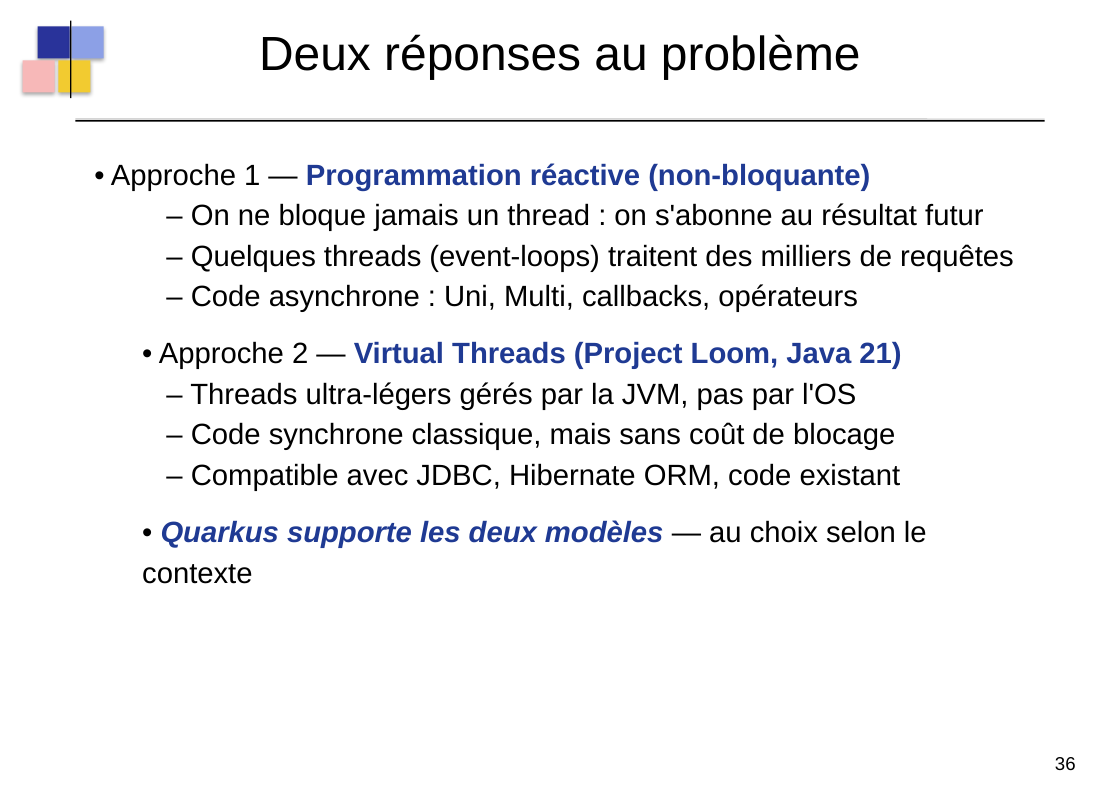
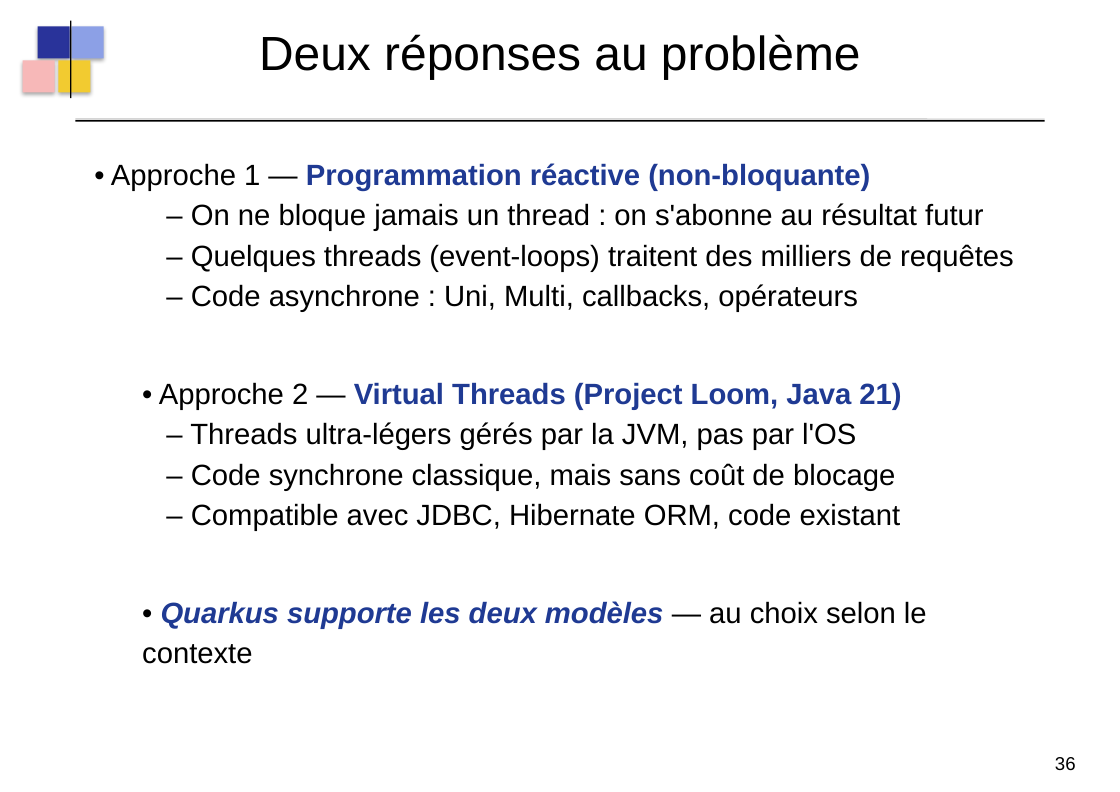
Before and after one commit to dthibau/quarkus-reactive, a slide deck: slide 58 of QuarkusReatcive.odp. Drawn at 1120x792 pixels with LibreOffice and Linux fonts; fonts in the diff are those of the drawing. Boxes give left, top, right and bottom in pixels: in the first picture for what was removed or moved away, otherwise in the second. Text is boxed around its words. In the diff, an @@ line names an element or a change of style, - is before the commit and + after.

```diff
--- a/QuarkusReatcive.odp
+++ b/QuarkusReatcive.odp
@@ text "• Approche 1 — Programmation ..." rewrapped from <box>111,163,1014,548</box> to <box>111,163,1014,629</box> @@
```
Also in this commit, not shown: 27 other slides changed, 2 slides added, 7 other files.
